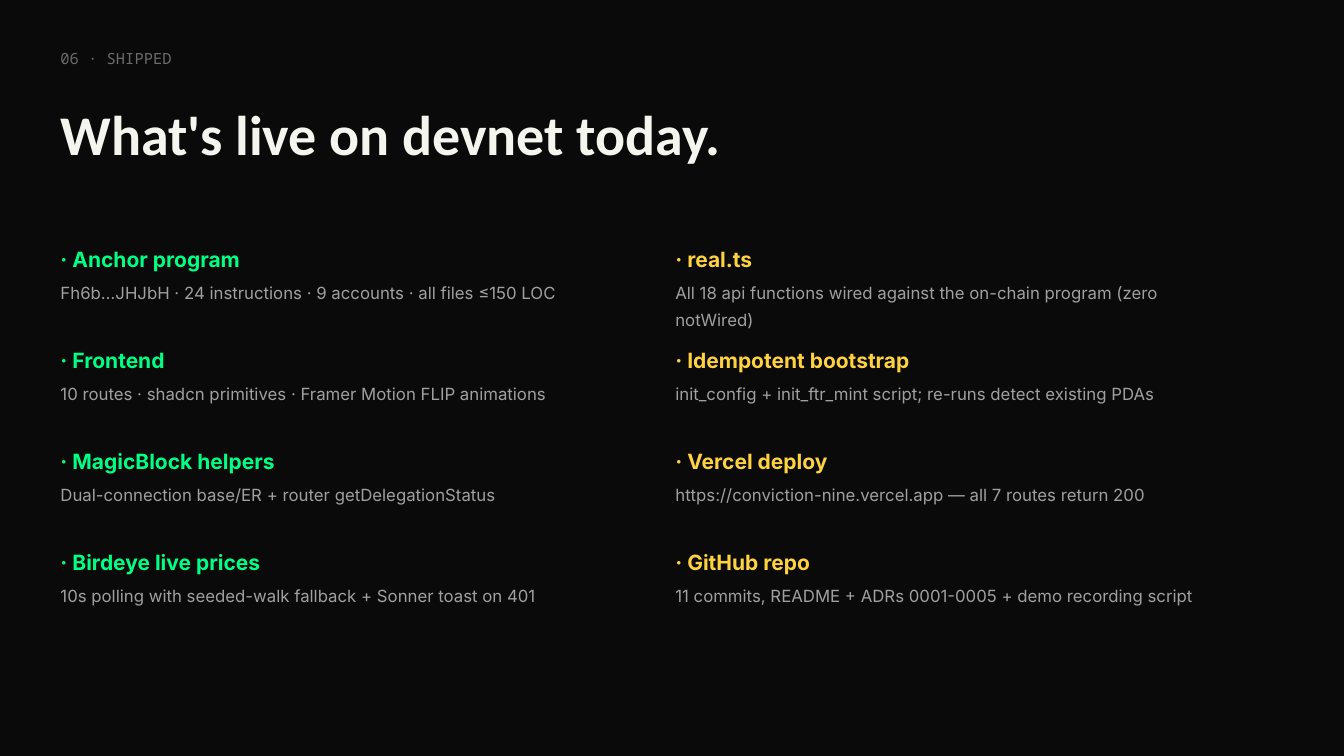
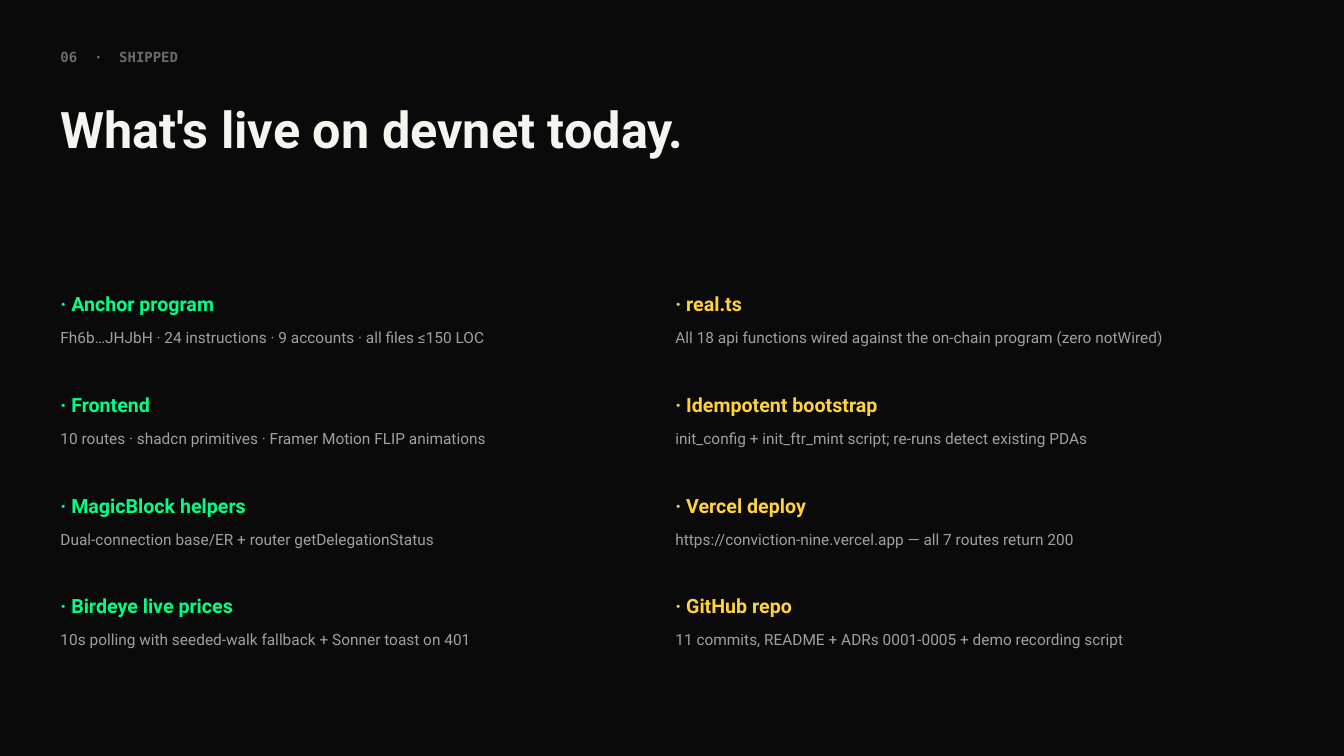
Before and after one commit to Rujul-1105/conviction, a slide deck: slide 7 of docs/conviction-pitch-deck.pptx. Drawn at 1344x756 pixels with LibreOffice and Linux fonts; fonts in the diff are those of the drawing. Boxes give left, top, right and bottom in pixels: in the first picture for what was removed or moved away, otherwise in the second. Text is boxed around its words. In the diff, an @@ line names an element or a change of style, - is before the commit and + after.

Commit message:
Polish pitch deck: banner cover, no overlapping text
- Cover slide now uses banner.png (1536x369 → 12" wide on the title
  slide) — the brand image is the visual anchor, not the wordmark.
- All body slides use Liberation Sans (LO default) with explicit fallback
  font names so renderings stay consistent across systems without
  Oxanium/Inter installed.
- Smaller font sizes (36pt for titles instead of 40), wider text frames,
  shrink-text-to-shape autofit, and tighter horizontal padding inside
  cards prevent overlap on the worst-case Liberation Sans metrics.
- Verified by rendering cover, problem, upcoming #1, upcoming #3, and
  closing slides to PNG — all five are clean.

```diff
--- a/docs/conviction-pitch-deck.pptx
+++ b/docs/conviction-pitch-deck.pptx
@@ text "06 · SHIPPED" at (60, 52, 178, 62): size 11 to 10 pt, font Noto Sans Mono to DejaVu Sans Mono, bold on @@
@@ text "What's live on devnet today." at (60, 110, 684, 159): size 40 to 36 pt, font Calibri to Roboto @@
@@ text "· Anchor program": place and size @@
-text "· Anchor program" at (72, 251, 240, 272)
+text "· Anchor program" at (71, 296, 214, 315)
@@ text "· real.ts": place and size @@
-text "· real.ts" at (687, 251, 752, 268)
+text "· real.ts" at (686, 296, 742, 312)
@@ text "Fh6b…JHJbH · 24 instructions · ...": place and size @@
-text "Fh6b…JHJbH · 24 instructions · ..." at (60, 286, 555, 299)
+text "Fh6b…JHJbH · 24 instructions · ..." at (60, 331, 484, 343)
@@ text "All 18 api functions wired ...": place and size @@
-text "All 18 api functions wired ..." at (675, 286, 1157, 328)
+text "All 18 api functions wired ..." at (675, 331, 1162, 346)
@@ text "· Frontend": place and size @@
-text "· Frontend" at (72, 352, 164, 369)
+text "· Frontend" at (71, 397, 150, 413)
@@ text "· Idempotent bootstrap": place and size @@
-text "· Idempotent bootstrap" at (687, 352, 910, 373)
+text "· Idempotent bootstrap" at (686, 397, 877, 416)
@@ text "10 routes · shadcn primitives ...": place and size @@
-text "10 routes · shadcn primitives ..." at (60, 387, 546, 404)
+text "10 routes · shadcn primitives ..." at (60, 432, 486, 447)
@@ text "init_config + init_ftr_mint script; re-runs ...": place and size @@
-text "init_config + init_ftr_mint script; re-runs ..." at (675, 387, 1154, 404)
+text "init_config + init_ftr_mint script; re-runs ..." at (675, 432, 1087, 447)
@@ text "· MagicBlock helpers": place and size @@
-text "· MagicBlock helpers" at (72, 453, 274, 474)
+text "· MagicBlock helpers" at (71, 498, 246, 517)
@@ text "· Vercel deploy": place and size @@
-text "· Vercel deploy" at (687, 453, 828, 474)
+text "· Vercel deploy" at (686, 498, 806, 517)
@@ text "Dual-connection base/ER + router getDelegationStatus": place and size @@
-text "Dual-connection base/ER + router getDelegationStatus" at (60, 488, 495, 505)
+text "Dual-connection base/ER + router getDelegationStatus" at (60, 533, 433, 548)
@@ text "https://conviction-nine.vercel.app — all 7 routes ...": place and size @@
-text "https://conviction-nine.vercel.app — all 7 routes ..." at (675, 488, 1144, 505)
+text "https://conviction-nine.vercel.app — all 7 routes ..." at (675, 533, 1073, 548)
@@ text "· Birdeye live prices": place and size @@
-text "· Birdeye live prices" at (72, 554, 260, 575)
+text "· Birdeye live prices" at (71, 598, 233, 617)
@@ size 15 to 14 pt, font Inter to Roboto in 8 elements at (71, 498, 246, 517), (71, 598, 233, 617), (71, 296, 214, 315), (686, 296, 742, 312), (71, 397, 150, 413), (686, 397, 877, 416), (686, 498, 806, 517), (686, 598, 792, 617) @@
@@ text "· GitHub repo": place and size @@
-text "· GitHub repo" at (687, 554, 810, 575)
+text "· GitHub repo" at (686, 598, 792, 617)
@@ text "10s polling with seeded-walk fallback ...": place and size @@
-text "10s polling with seeded-walk fallback ..." at (60, 589, 535, 606)
+text "10s polling with seeded-walk fallback ..." at (60, 633, 470, 648)
@@ size 12 to 11 pt, font Inter to Roboto in 8 elements at (60, 331, 484, 343), (675, 331, 1162, 346), (60, 432, 486, 447), (60, 533, 433, 548), (60, 633, 470, 648), (675, 432, 1087, 447), (675, 533, 1073, 548), (675, 633, 1123, 648) @@
@@ text "11 commits, README + ADRs ...": place and size @@
-text "11 commits, README + ADRs ..." at (675, 589, 1193, 606)
+text "11 commits, README + ADRs ..." at (675, 633, 1123, 648)
```
Also in this commit, not shown: 13 other slides changed, 1 other file.
